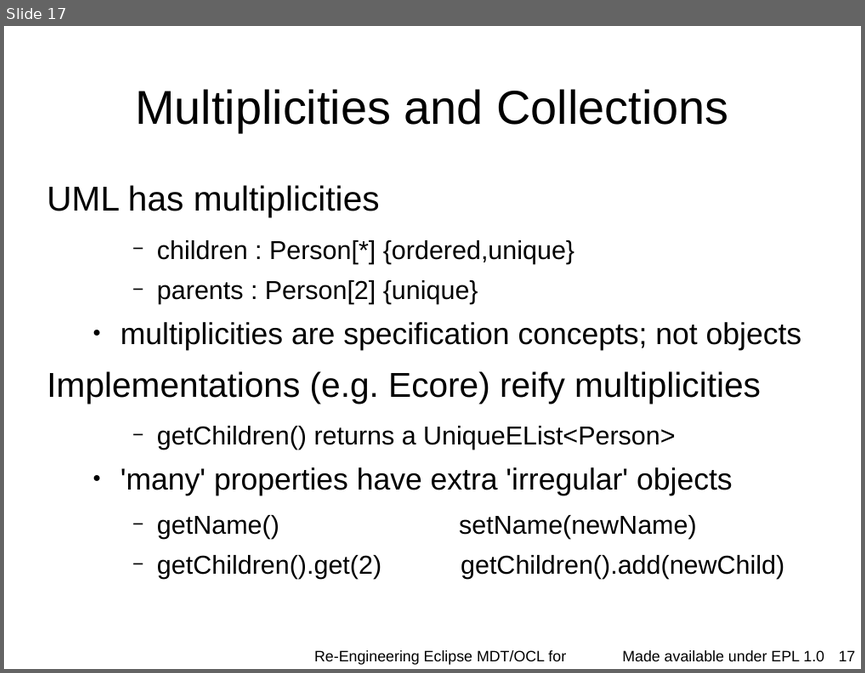
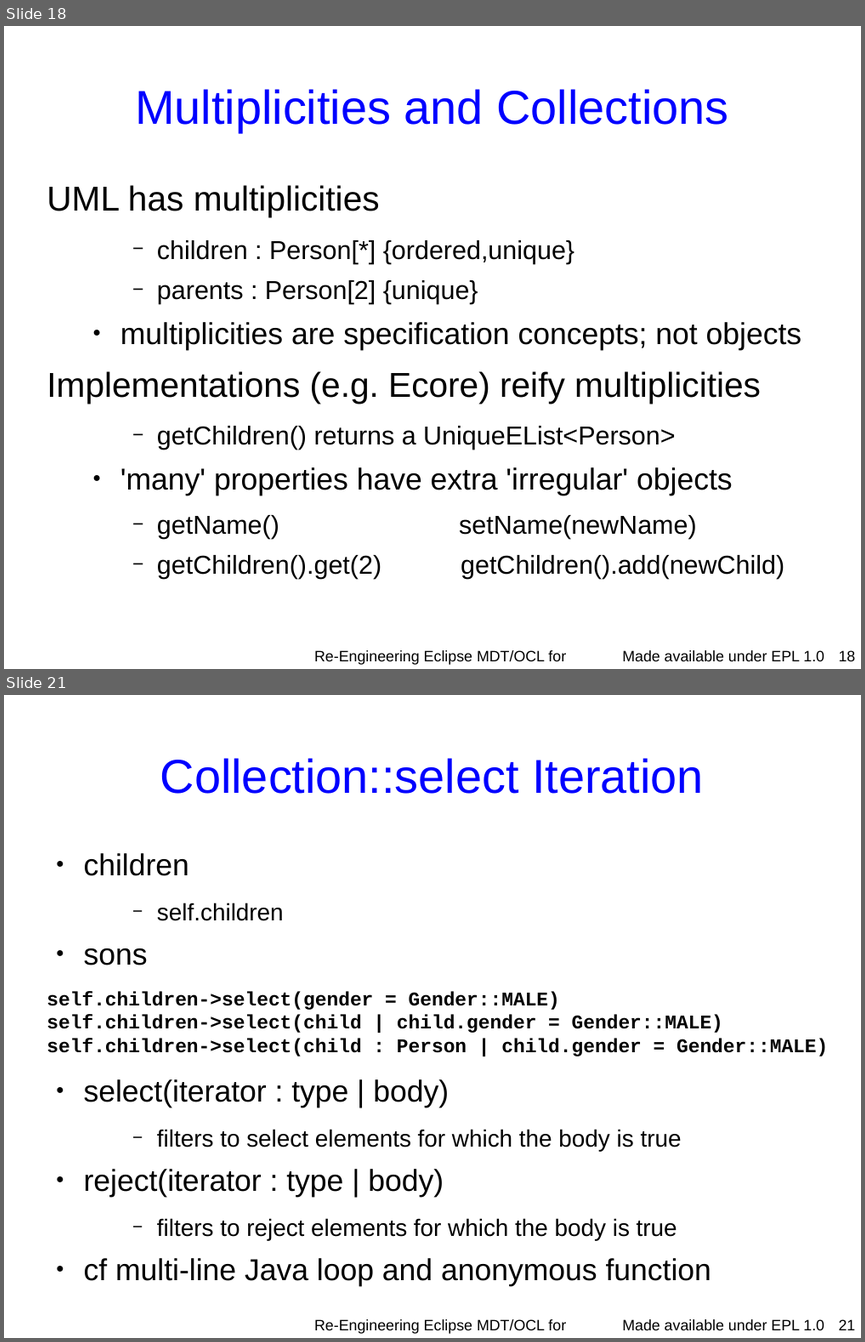
Before and after one commit to eclipse-ocl/ocl-website, a slide deck: ocl/docs/publications/ESE2010LongTalk/EnrichingWithOCL.odp. Shown one above the other, each under a label of ours: slide 17 before the commit, slides 18 and 21 after it; the slides between them are not shown. The pictures are 865x673 and 865x1342 pixels, drawn with LibreOffice and Linux fonts; fonts in the diff are those of the drawing; background and template pictures are left out. Boxes give left, top, right and bottom in pixels: in the first picture for what was removed or moved away, otherwise in the second. Text is boxed around its words. In the diff, an @@ line names an element or a change of style, - is before the commit and + after.

```diff
--- a/ocl/docs/publications/ESE2010LongTalk/EnrichingWithOCL.odp
+++ b/ocl/docs/publications/ESE2010LongTalk/EnrichingWithOCL.odp
@@ slide 21 added at [4,695,861,1338], background #FFFFFF; not listed: 1 template element that a slide beside it also shows @@
@@ title added at [160,758,704,794], 44 pt, text #0000FF @@
+Collection::select Iteration
@@ text added at [46,853,828,1281], 18 pt, text #000000 @@
+● children
+    − self.children
+● sons
+self.children->select(gender = Gender::MALE)
+self.children->select(child | child.gender = Gender::MALE)
+self.children->select(child : Person | child.gender = Gender::MALE)
+● select(iterator : type | body)
+    − filters to select elements for which the body is true
+● reject(iterator : type | body)
+    − filters to reject elements for which the body is true
+● cf multi-line Java loop and anonymous function
@@ text added at [314,1319,566,1333], 14 pt, text #000000 @@
+Re-Engineering Eclipse MDT/OCL for Xtext
@@ page number added at [839,1319,856,1330], 14 pt, text #000000 @@
+21
@@ what was slide 17 is now slide 18 @@
@@ slide 18 changed as well @@
@@ title "Multiplicities and Collections" at [135,89,728,132]: text colour #000000 to #0000FF @@
@@ page number at [839,650,856,661]: text changed @@
-17
+18
```
Also in this commit, not shown: 13 other slides changed, 11 other slides added.
